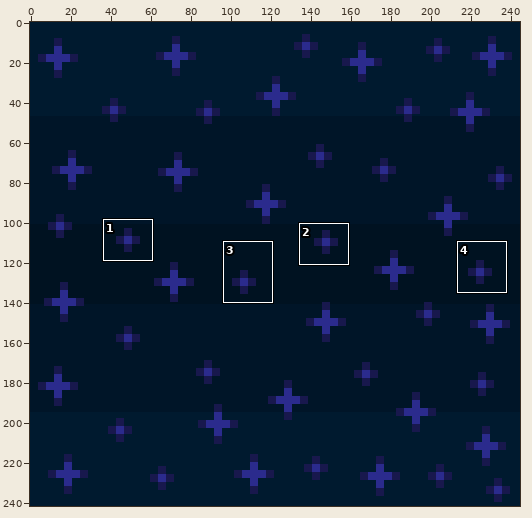
Two versions of one pixel-art file, images/site/website-backgroundoverlay.aseprite. The picture above shows the old version from afar; the outline marks the close-up.
Close-up. Before the commit:
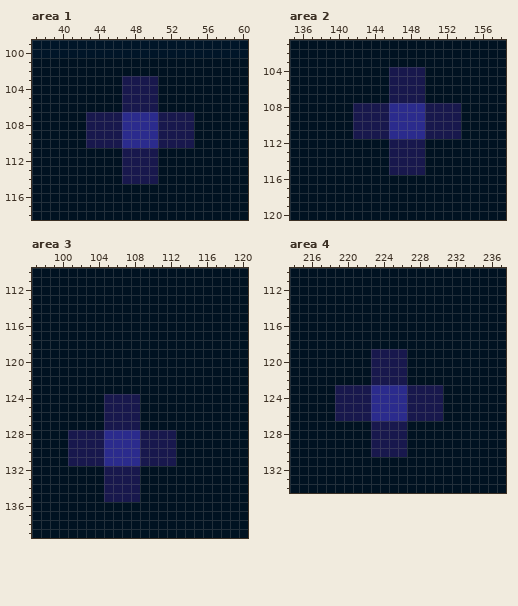
245x242 pixels, 1 frame. Colours within 5 levels of each other are drawn and written as one. Shown: area 1: x 37..60, y 99..118; area 2: x 135..158, y 101..120; area 3: x 97..120, y 110..139; area 4: x 214..237, y 110..134. The commit also changed other parts of the picture, which this record leaves out.
After the commit:
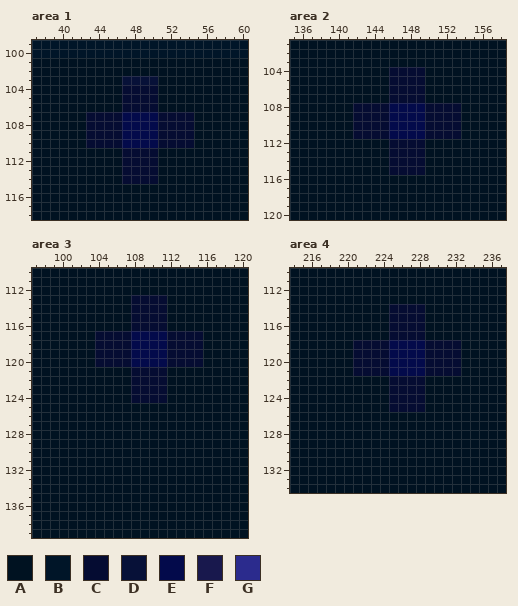
Palette (. is transparent): A #001221  B #001528  C #050c32  D #071138  E #030a4b  F #18184d  G #2b2b8d
Difference:
layer "Layer 6" opacity 100% -> 59%
layer "Layer 6" blend normal -> colour
Area 1:
y 103: x 47..50 FFFF -> DDDD
y 104..106: x 47..50 FFFF -> CCCC
y 107..110: x 43..54 FFFFGGGGFFFF -> CCCCEEEECCCC
y 111..114: x 47..50 FFFF -> CCCC
Area 2:
y 104..107: x 146..149 FFFF -> CCCC
y 108..111: x 142..153 FFFFGGGGFFFF -> CCCCEEEECCCC
y 112..115: x 146..149 FFFF -> CCCC
Area 3:
y 113..116: x 108..111 AAAA -> CCCC
y 117..120: x 104..115 AAAAAAAAAAAA -> CCCCEEEECCCC
y 121..123: x 108..111 AAAA -> CCCC
y 124: x 105..111 FFFFAAA -> AAACCCC
y 125..127: x 105..108 FFFF -> AAAA
y 128..131: x 101..112 FFFFGGGGFFFF -> AAAAAAAAAAAA
y 132..135: x 105..108 FFFF -> AAAA
Area 4:
y 114..117: x 225..228 AAAA -> CCCC
y 118: x 221..232 AAAAAAAAAAAA -> CCCCEEEECCCC
y 119..121: x 221..232 AAFFFFAAAAAA -> CCCCEEEECCCC
y 122: x 223..228 FFFFAA -> AACCCC
y 123..125: x 219..230 FFFFGGGGFFFF -> AAAAAACCCCAA
y 126: x 219..230 FFFFGGGGFFFF -> AAAAAAAAAAAA
y 127..130: x 223..226 FFFF -> AAAA
Boxes around the changes in both close-ups, in picture pixels (x1, y1, x2, y2):
changed: (86, 76, 194, 184)
changed: (353, 67, 461, 175)
changed: (68, 295, 203, 502)
changed: (335, 304, 461, 457)
